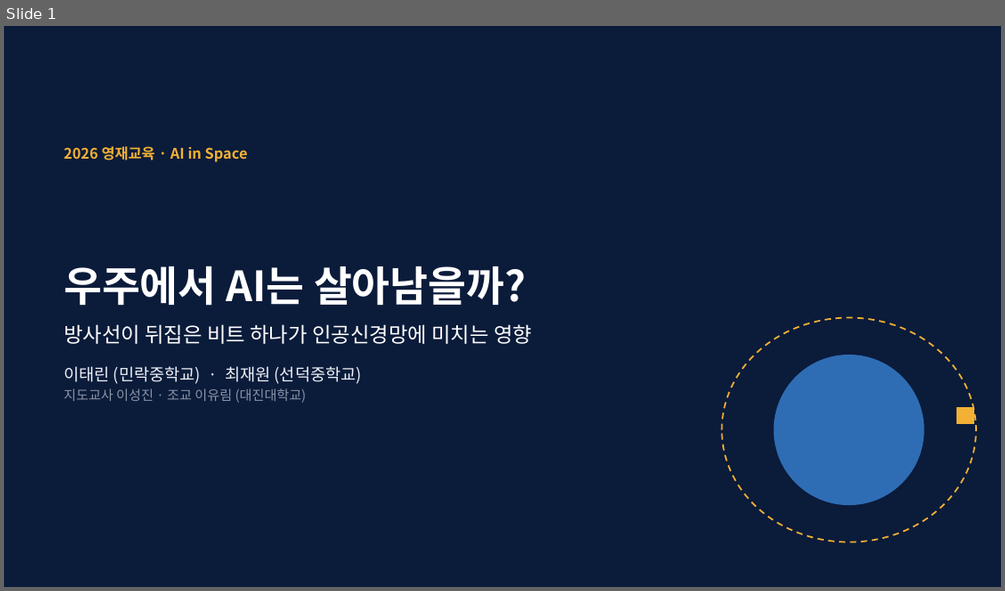
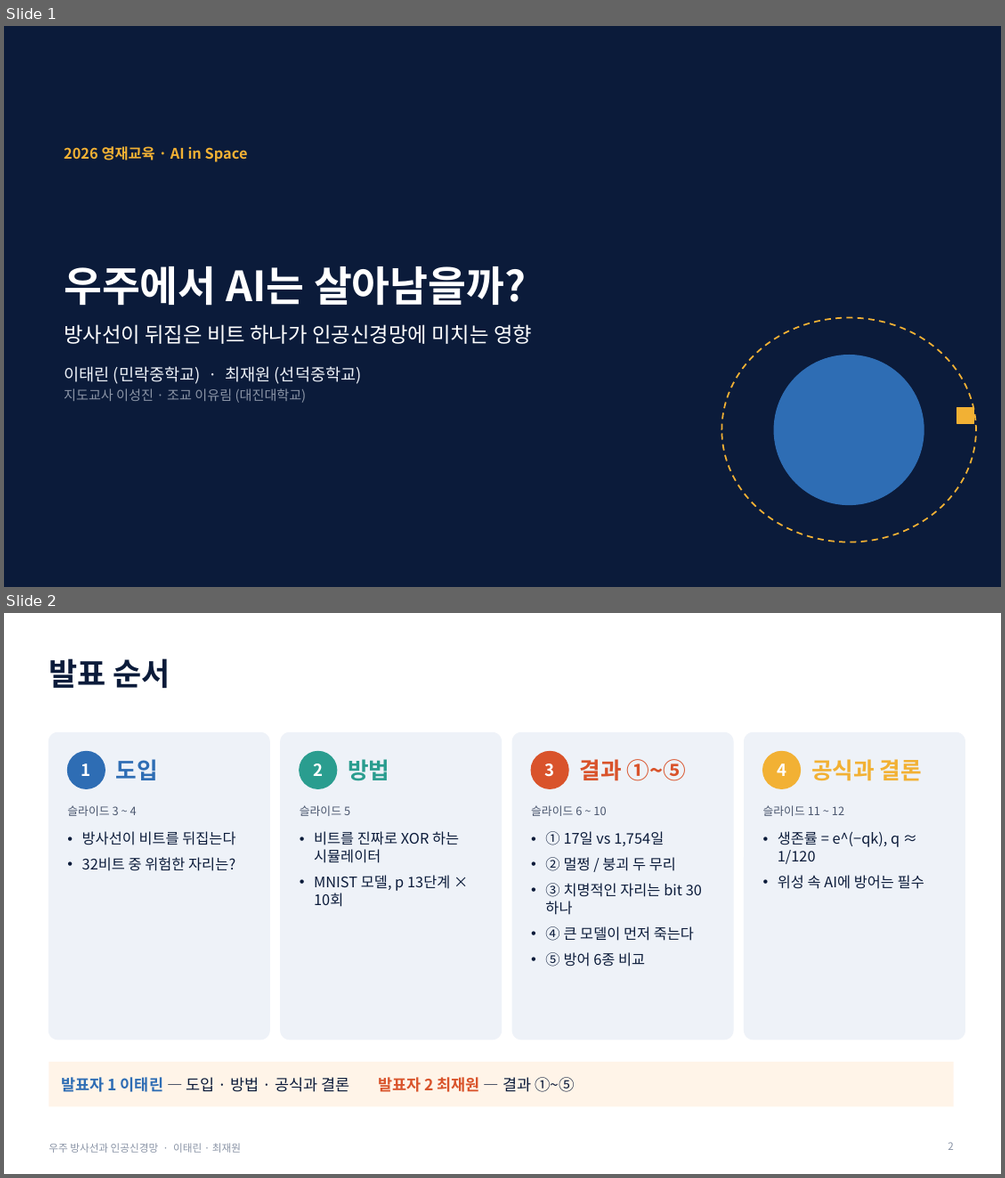
Before and after one commit to SJinLee/AI-in-Space, a slide deck: presentation/slides.pptx. Shown one above the other, each under a label of ours: slide 1 before the commit, slides 1 and 2 after it. The pictures are 1005x591 and 1005x1178 pixels, drawn with LibreOffice and Linux fonts; fonts in the diff are those of the drawing. Boxes give left, top, right and bottom in pixels: in the first picture for what was removed or moved away, otherwise in the second. Text is boxed around its words. In the diff, an @@ line names an element or a change of style, - is before the commit and + after.

```diff
--- a/presentation/slides.pptx
+++ b/presentation/slides.pptx
@@ slide 2 added at box(4, 613, 1001, 1174), background #FFFFFF @@
@@ title added at box(48, 658, 170, 688), 30 pt, text #0B1B3A, bold @@
+발표 순서
@@ rounded rectangle added at box(48, 732, 269, 1039), fill #EEF2F8, outline #EEF2F8 1 pt @@
@@ rounded rectangle added at box(281, 732, 502, 1039), fill #EEF2F8, outline #EEF2F8 1 pt @@
@@ rounded rectangle added at box(512, 732, 733, 1039), fill #EEF2F8, outline #EEF2F8 1 pt @@
@@ rounded rectangle added at box(744, 732, 965, 1039), fill #EEF2F8, outline #EEF2F8 1 pt @@
@@ ellipse added at box(67, 751, 105, 788), fill #2E6DB4, outline #2E6DB4 1 pt @@
@@ text added at box(81, 763, 91, 776), 16 pt, text #FFFFFF, bold @@
+1
@@ text added at box(116, 759, 158, 780), 22 pt, text #2E6DB4, bold @@
+도입
@@ ellipse added at box(299, 751, 337, 788), fill #2A9D8F, outline #2A9D8F 1 pt @@
@@ text added at box(313, 763, 323, 776), 16 pt, text #FFFFFF, bold @@
+2
@@ text added at box(348, 759, 389, 781), 22 pt, text #2A9D8F, bold @@
+방법
@@ ellipse added at box(531, 751, 568, 788), fill #D9532B, outline #D9532B 1 pt @@
@@ text added at box(545, 763, 555, 777), 16 pt, text #FFFFFF, bold @@
+3
@@ text added at box(580, 759, 686, 781), 22 pt, text #D9532B, bold @@
+결과 ①~⑤
@@ ellipse added at box(763, 751, 801, 788), fill #F2B134, outline #F2B134 1 pt @@
@@ text added at box(777, 763, 786, 776), 16 pt, text #FFFFFF, bold @@
+4
@@ text added at box(811, 759, 922, 781), 22 pt, text #F2B134, bold @@
+공식과 결론
@@ text added at box(67, 805, 137, 816), 11 pt, text #4A566E @@
+슬라이드 3 ~ 4
@@ text added at box(299, 805, 350, 816), 11 pt, text #4A566E @@
+슬라이드 5
@@ text added at box(531, 805, 606, 816), 11 pt, text #4A566E @@
+슬라이드 6 ~ 10
@@ text added at box(763, 805, 844, 816), 11 pt, text #4A566E @@
+슬라이드 11 ~ 12
@@ text added at box(82, 831, 235, 871), 14 pt, text #0B1B3A @@
+• 방사선이 비트를 뒤집는다
+• 32비트 중 위험한 자리는?
@@ text added at box(314, 831, 459, 907), 14 pt, text #0B1B3A @@
+• 비트를 진짜로 XOR 하는 시뮬레이터
+• MNIST 모델, p 13단계 × 10회
@@ text added at box(545, 831, 702, 966), 14 pt, text #0B1B3A @@
+• ① 17일 vs 1,754일
+• ② 멀쩡 / 붕괴 두 무리
+• ③ 치명적인 자리는 bit 30 하나
+• ④ 큰 모델이 먼저 죽는다
+• ⑤ 방어 6종 비교
@@ text added at box(777, 831, 924, 889), 14 pt, text #0B1B3A @@
+• 생존률 = e^(−qk), q ≈ 1/120
+• 위성 속 AI에 방어는 필수
@@ rectangle added at box(48, 1062, 954, 1107), fill #FFF4E8, 15 pt, text #0B1B3A @@
+발표자 1 이태린 — 도입 · 방법 · 공식과 결론 발표자 2 최재원 — 결과 ①~⑤
@@ text added at box(48, 1143, 241, 1152), 10 pt, text #8A94A6 @@
+우주 방사선과 인공신경망 · 이태린 · 최재원
@@ page number added at box(947, 1142, 953, 1150), 10 pt, text #8A94A6 @@
+2
```
Also in this commit, not shown: 1 slide changed, 4 other files.
